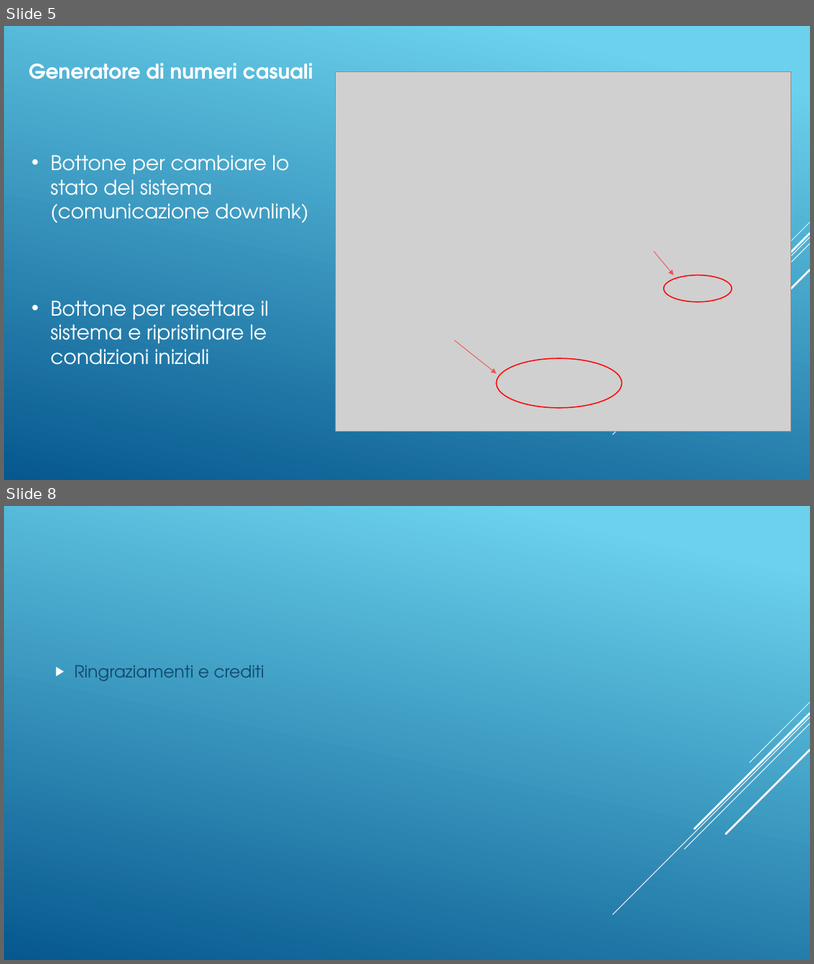
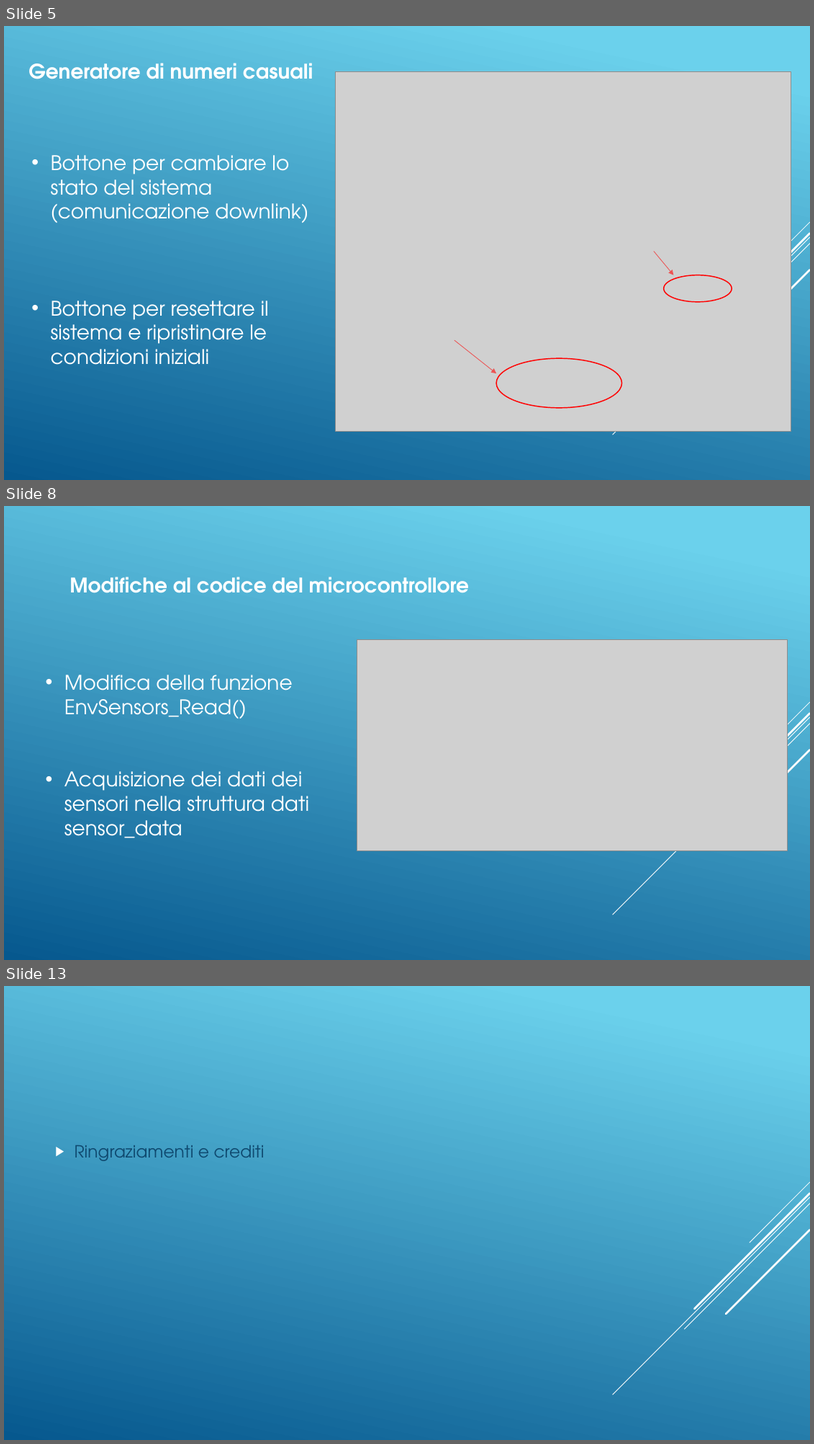
Before and after one commit to DaddaOperator/STM-Micro-Exercises-PLSD-, a slide deck: PresentazioneOfficial.pptx. Shown one above the other, each under a label of ours: slides 5 and 8 before the commit, slides 5, 8 and 13 after it; the slides between them are not shown. The pictures are 814x964 and 814x1444 pixels, drawn with LibreOffice and Linux fonts; fonts in the diff are those of the drawing; grey boxes stand for pictures. Boxes give left, top, right and bottom in pixels: in the first picture for what was removed or moved away, otherwise in the second. Text is boxed around its words. In the diff, an @@ line names an element or a change of style, - is before the commit and + after.

Commit message:
immagini aggiunte e modifica ppt

```diff
--- a/PresentazioneOfficial.pptx
+++ b/PresentazioneOfficial.pptx
@@ slide 8 added at [4, 506, 810, 960], background gradient #6ED2EB to #06588E; not listed: 5 template elements that a slide beside it also shows @@
@@ text added at [70, 577, 469, 593], 24 pt, text #FFFFFF, bold @@
+Modifiche al codice del microcontrollore
@@ picture added at [358, 640, 788, 850] @@
@@ text added at [64, 674, 309, 838], 24 pt, text #FFFFFF @@
+• Modifica della funzione EnvSensors_Read()
+• Acquisizione dei dati dei sensori nella struttura dati sensor_data
@@ what was slide 8 is now slide 13 @@
```
Also in this commit, not shown: 2 slides changed, 4 other slides added, 5 other files.
